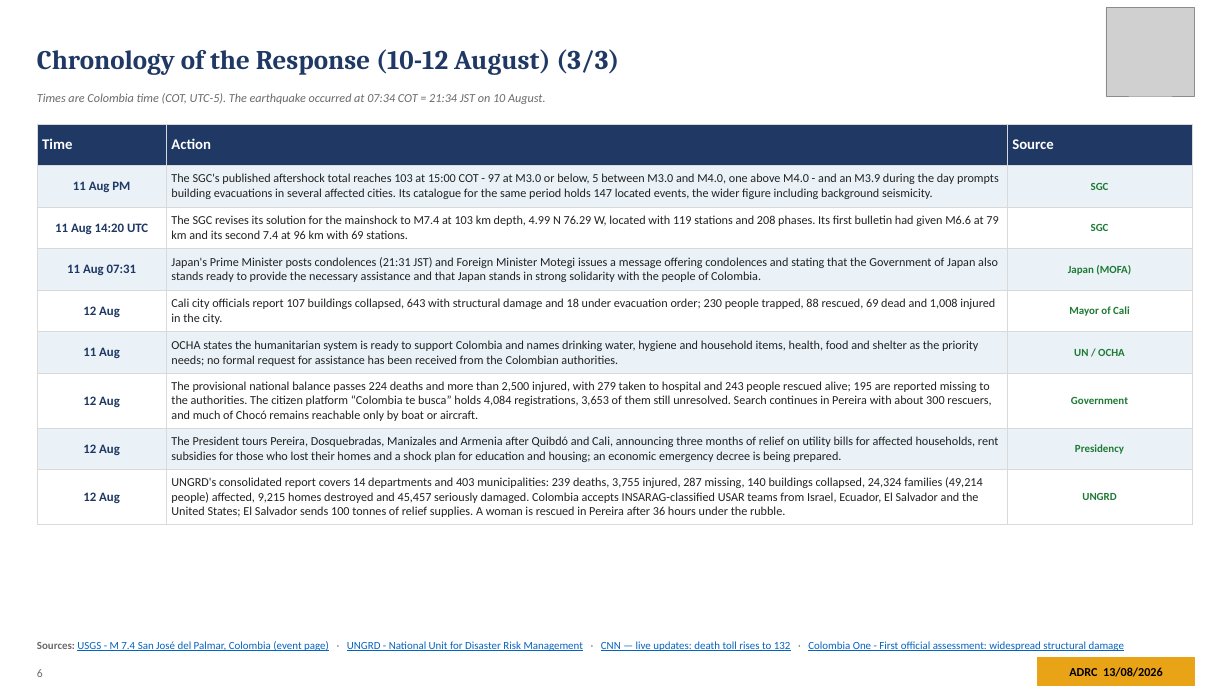
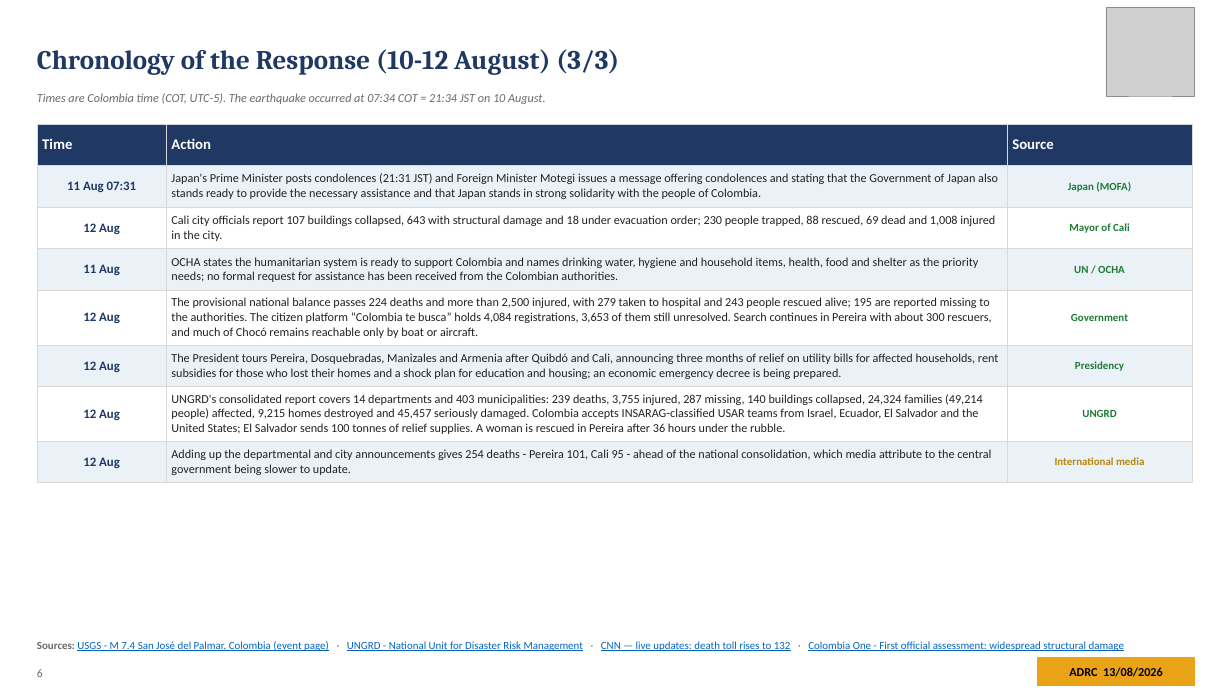
Before and after one commit to kochobi-max/whatsmap, a slide deck: slide 6 of reports/colombia_eq_20260810/output/ADRC_EQ_COL_Choco_20260810_EN.pptx. Drawn at 1232x693 pixels with LibreOffice and Linux fonts; fonts in the diff are those of the drawing; grey boxes stand for pictures. Boxes give left, top, right and bottom in pixels: in the first picture for what was removed or moved away, otherwise in the second. Text is boxed around its words. In the diff, an @@ line names an element or a change of style, - is before the commit and + after.

```diff
--- a/reports/colombia_eq_20260810/output/ADRC_EQ_COL_Choco_20260810_EN.pptx
+++ b/reports/colombia_eq_20260810/output/ADRC_EQ_COL_Choco_20260810_EN.pptx
@@ table at bbox=[37, 124, 1192, 479] @@
-row 2: 11 Aug PM | The SGC's published aftershock total reaches 103 at 15:00 COT - 97 at M3.0 or below, 5 between M3.0 and M4.0, one above M4.0 - and an M3.9 during the day prompts building evacuations in several affected cities. Its catalogue for the same period holds 147 located events, the wider figure including background seismicity. | SGC
-row 3: 11 Aug 14:20 UTC | The SGC revises its solution for the mainshock to M7.4 at 103 km depth, 4.99 N 76.29 W, located with 119 stations and 208 phases. Its first bulletin had given M6.6 at 79 km and its second 7.4 at 96 km with 69 stations. | SGC
+row 8: 12 Aug | Adding up the departmental and city announcements gives 254 deaths - Pereira 101, Cali 95 - ahead of the national consolidation, which media attribute to the central government being slower to update. | International media
```
Also in this commit, not shown: 5 other slides changed, 7 other files.
